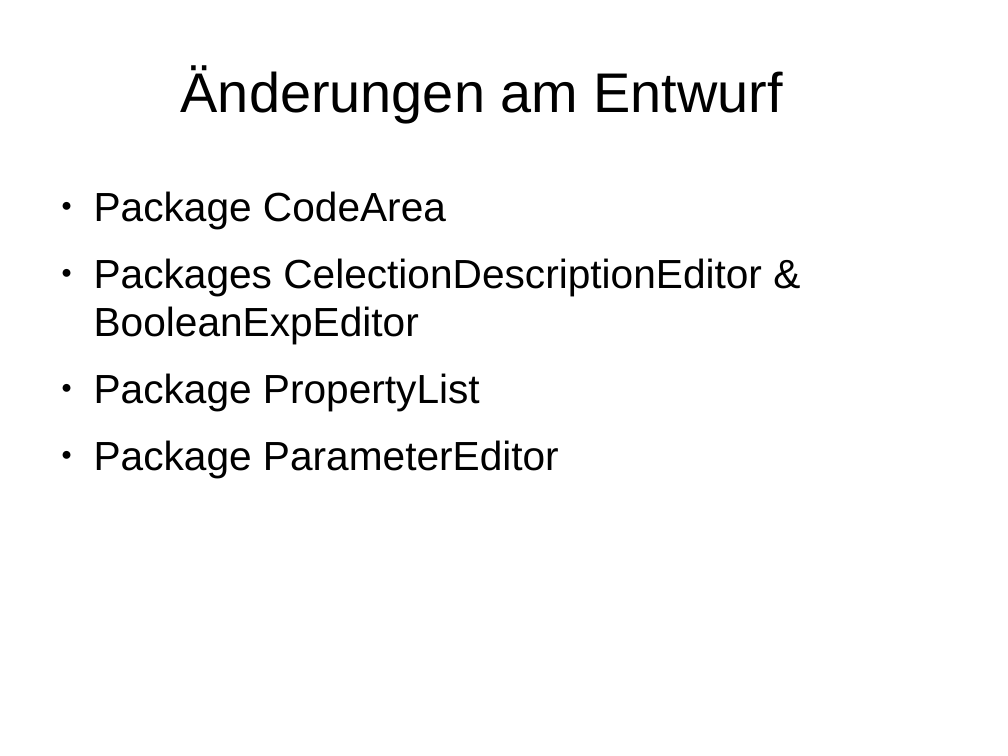
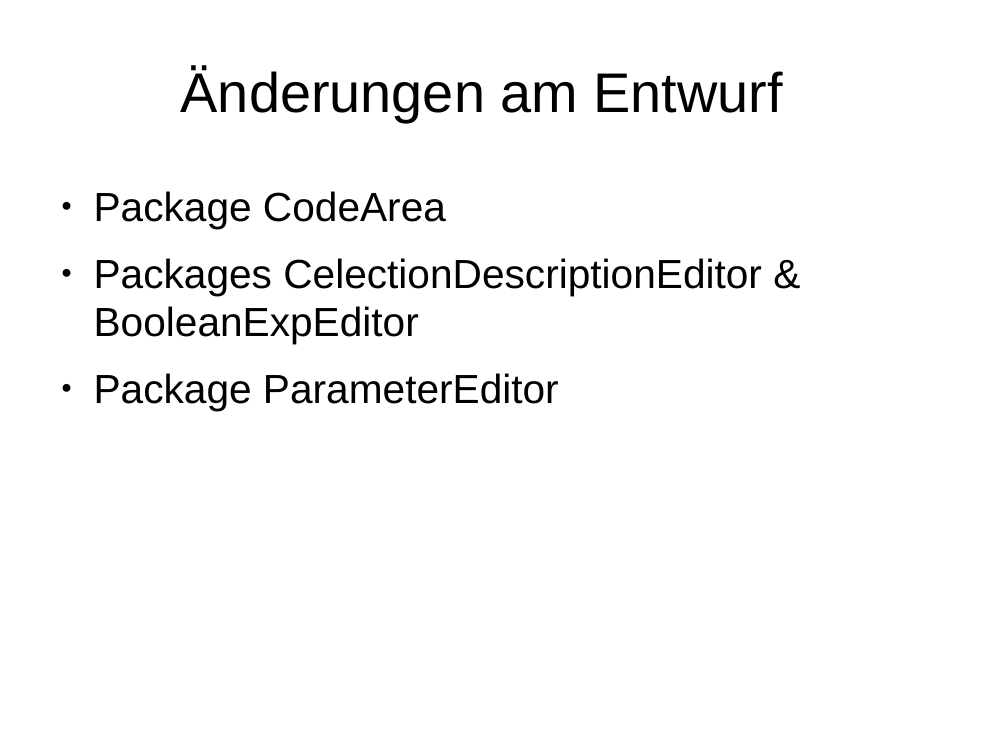
Before and after one commit to justin-hecht/pse-wahlverfahren, a slide deck: slide 8 of Implementierung/Präsentation/Präsentation.odp. Drawn at 1008x756 pixels with LibreOffice and Linux fonts; fonts in the diff are those of the drawing; background and template pictures are left out. Boxes give left, top, right and bottom in pixels: in the first picture for what was removed or moved away, otherwise in the second. Text is boxed around its words. In the diff, an @@ line names an element or a change of style, - is before the commit and + after.

Commit message:
added more stuff for the presentation
added more stuff for the presentation

```diff
--- a/Implementierung/Präsentation/Präsentation.odp
+++ b/Implementierung/Präsentation/Präsentation.odp
@@ text at bbox=[94, 373, 480, 411]: paragraph removed @@
-● Package PropertyList
```
Also in this commit, not shown: 2 other files.
